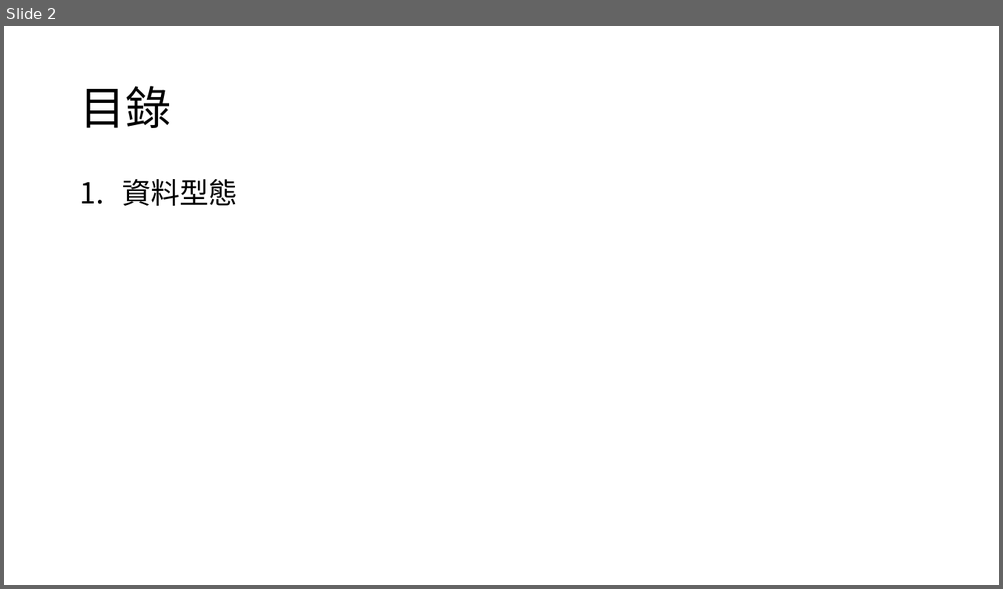
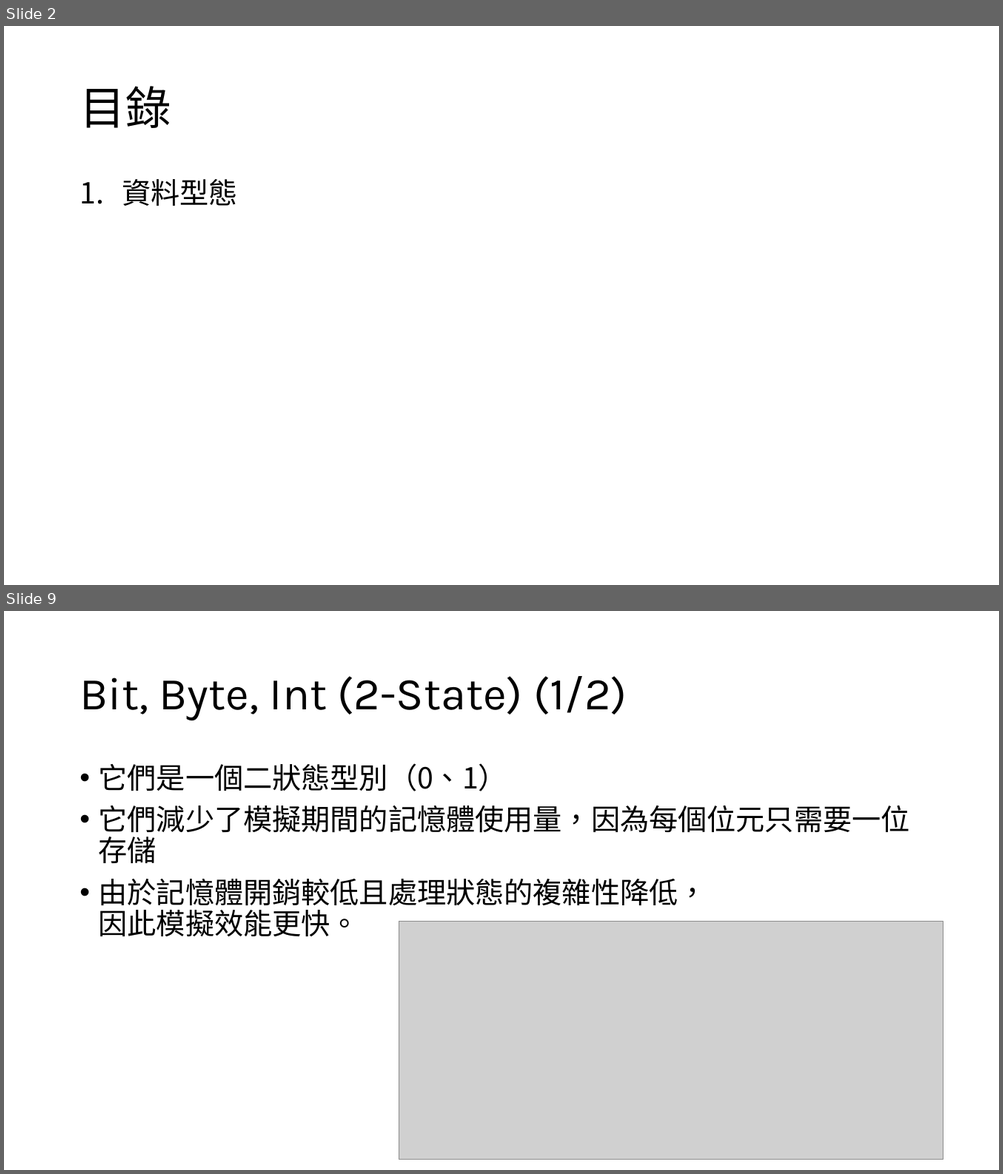
Before and after one commit to s9001055/DV_learning, a slide deck: systemverilog/SystemVerilog_語法學習.pptx. Shown one above the other, each under a label of ours: slide 2 before the commit, slides 2 and 9 after it; the slides between them are not shown. The pictures are 1003x589 and 1003x1174 pixels, drawn with LibreOffice and Linux fonts; fonts in the diff are those of the drawing; grey boxes stand for pictures. Boxes give left, top, right and bottom in pixels: in the first picture for what was removed or moved away, otherwise in the second. Text is boxed around its words. In the diff, an @@ line names an element or a change of style, - is before the commit and + after.

Commit message:
add 2state, 4state, string, enum, array

```diff
--- a/systemverilog/SystemVerilog_語法學習.pptx
+++ b/systemverilog/SystemVerilog_語法學習.pptx
@@ slide 9 added at [4, 611, 999, 1170], background #FFFFFF @@
@@ title added at [79, 676, 626, 721], 44 pt, text #000000 @@
+Bit, Byte, Int (2-State) (1/2)
@@ text added at [99, 763, 910, 937], 28 pt, text #000000 @@
+• 它們是一個二狀態型別（0、1）
+• 它們減少了模擬期間的記憶體使用量，因為每個位元只需要一位存儲
+• 由於記憶體開銷較低且處理狀態的複雜性降低，
+  因此模擬效能更快。
@@ picture added at [398, 921, 942, 1159] @@
```
Also in this commit, not shown: 2 slides changed, 12 other slides added.
